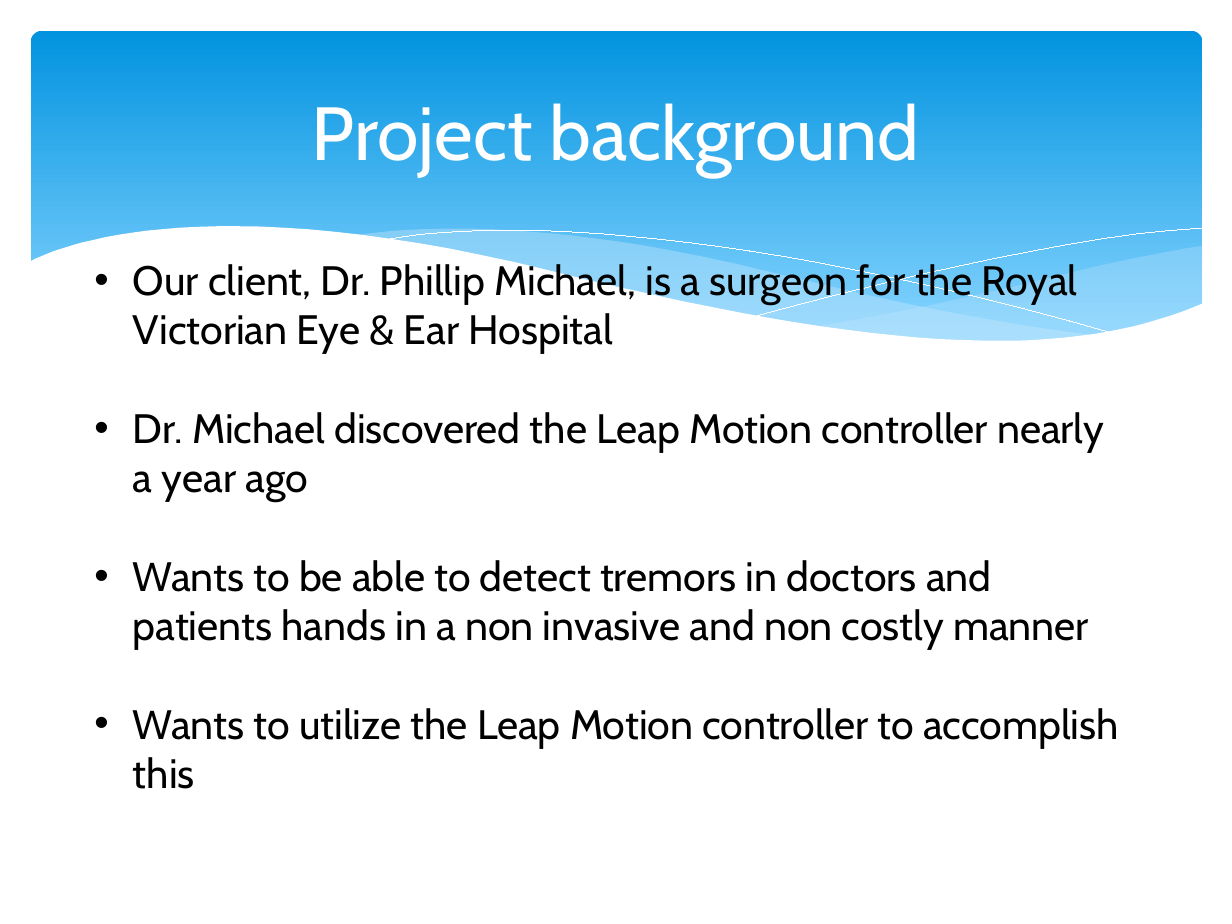
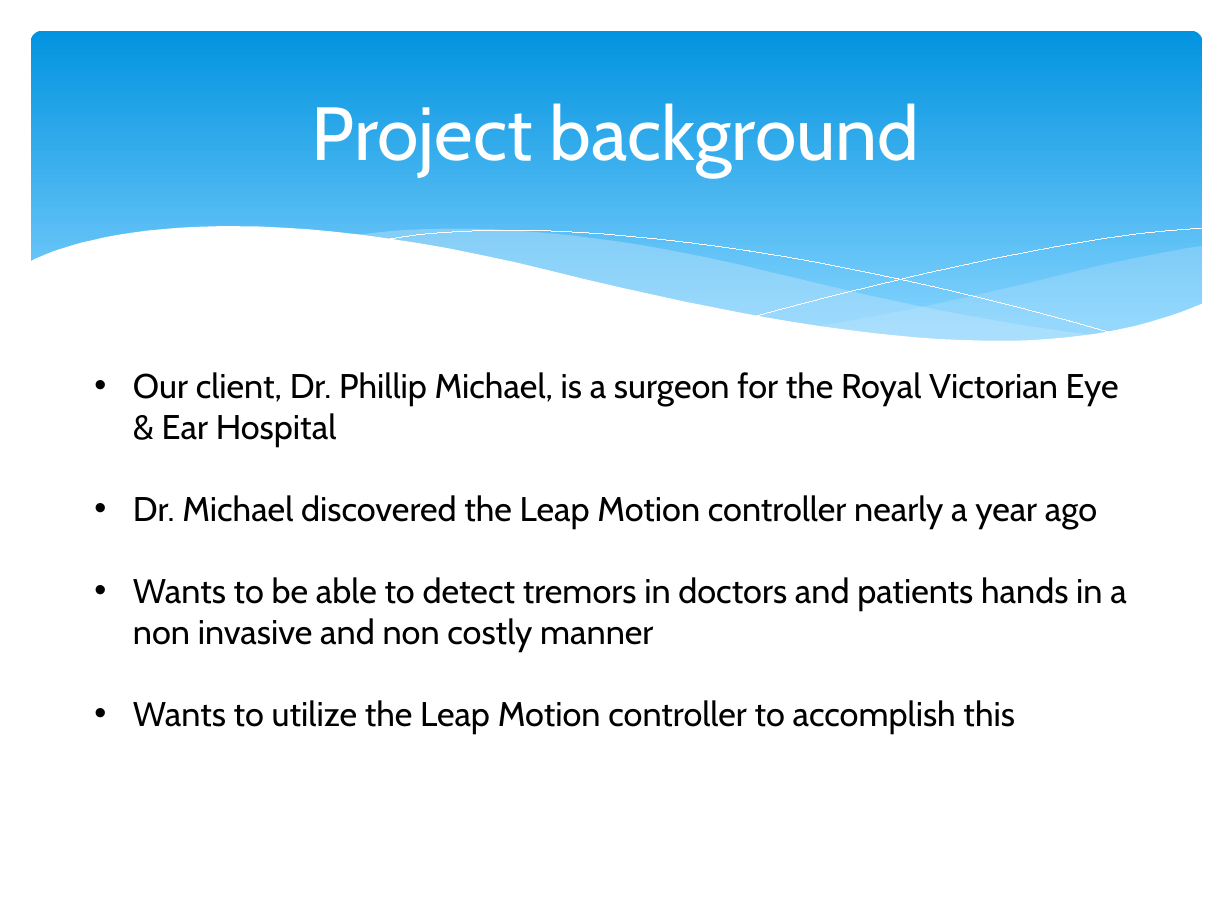
Before and after one commit to ngokylan/Leap-Motion, a slide deck: slide 2 of Presentaton slide/presentation week 7.pptx. Drawn at 1232x924 pixels with LibreOffice and Linux fonts; fonts in the diff are those of the drawing. Boxes give left, top, right and bottom in pixels: in the first picture for what was removed or moved away, otherwise in the second. Text is boxed around its words. In the diff, an @@ line names an element or a change of style, - is before the commit and + after.

```diff
--- a/Presentaton slide/presentation week 7.pptx
+++ b/Presentaton slide/presentation week 7.pptx
@@ text "Our client, Dr. Phillip Michael, ...": place and size @@
-text "Our client, Dr. Phillip Michael, ..." at bbox=[133, 261, 1119, 789]
+text "Our client, Dr. Phillip Michael, ..." at bbox=[133, 372, 1126, 735]
@@ text "Our client, Dr. Phillip Michael, ..." at bbox=[133, 372, 1126, 735]: size 24 to 20 pt @@
```
Also in this commit, not shown: 2 other slides changed, 3 slides added, 3 slides removed.
